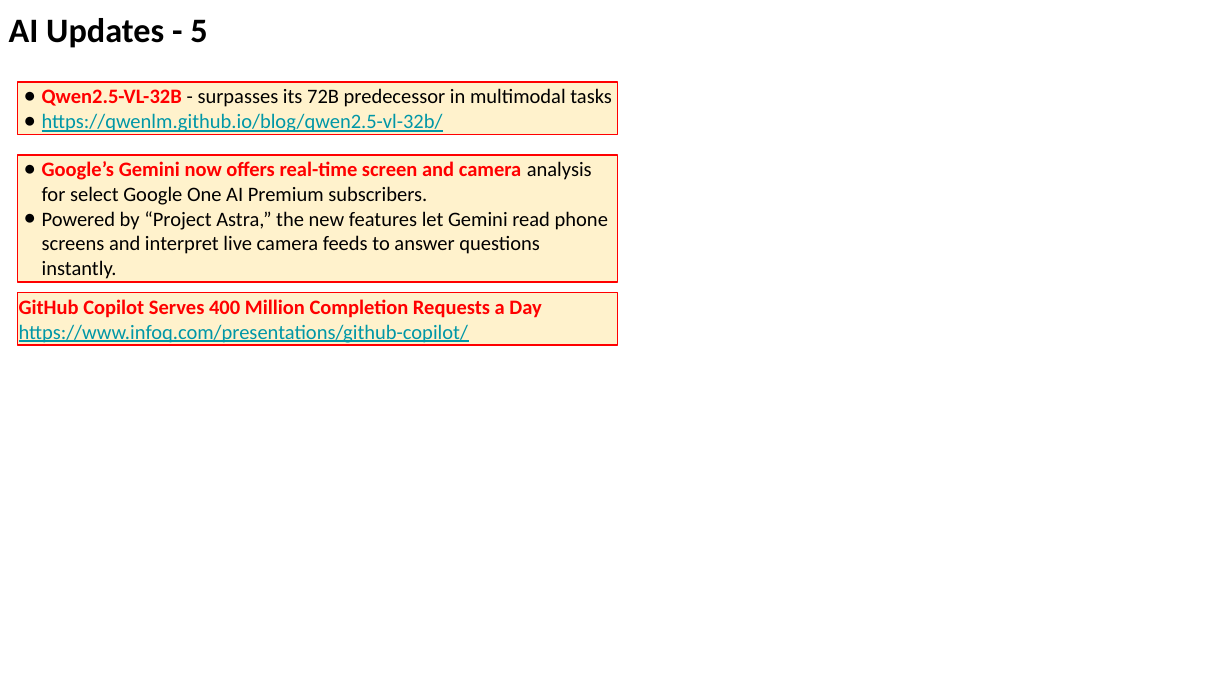
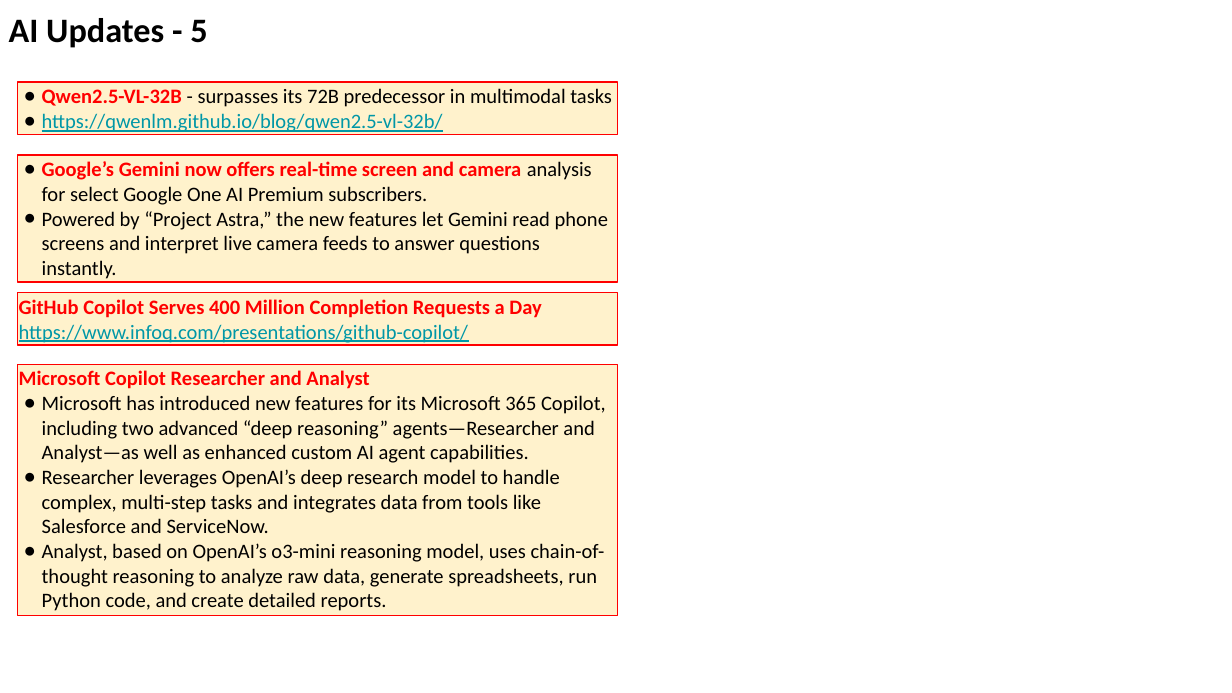
Before and after one commit to lselector/seminar, a slide deck: slide 13 of 2025/2025-03-28-AI-Updates.pptx. Drawn at 1232x693 pixels with LibreOffice and Linux fonts; fonts in the diff are those of the drawing. Boxes give left, top, right and bottom in pixels: in the first picture for what was removed or moved away, otherwise in the second. Text is boxed around its words. In the diff, an @@ line names an element or a change of style, - is before the commit and + after.

Commit message:
update

```diff
--- a/2025/2025-03-28-AI-Updates.pptx
+++ b/2025/2025-03-28-AI-Updates.pptx
@@ rectangle added at [17,365,617,616], fill #FFF2CC, outline #FF0000 0.75 pt, 12 pt, text #000000 @@
+Microsoft Copilot Researcher and Analyst
+● Microsoft has introduced new features for its Microsoft 365 Copilot, including two advanced “deep reasoning” agents—Researcher and Analyst—as well as enhanced custom AI agent capabilities.
+● Researcher leverages OpenAI’s deep research model to handle complex, multi-step tasks and integrates data from tools like Salesforce and ServiceNow.
+● Analyst, based on OpenAI’s o3-mini reasoning model, uses chain-of-thought reasoning to analyze raw data, generate spreadsheets, run Python code, and create detailed reports.
```
Also in this commit, not shown: 5 other slides changed, 1 slide added.
